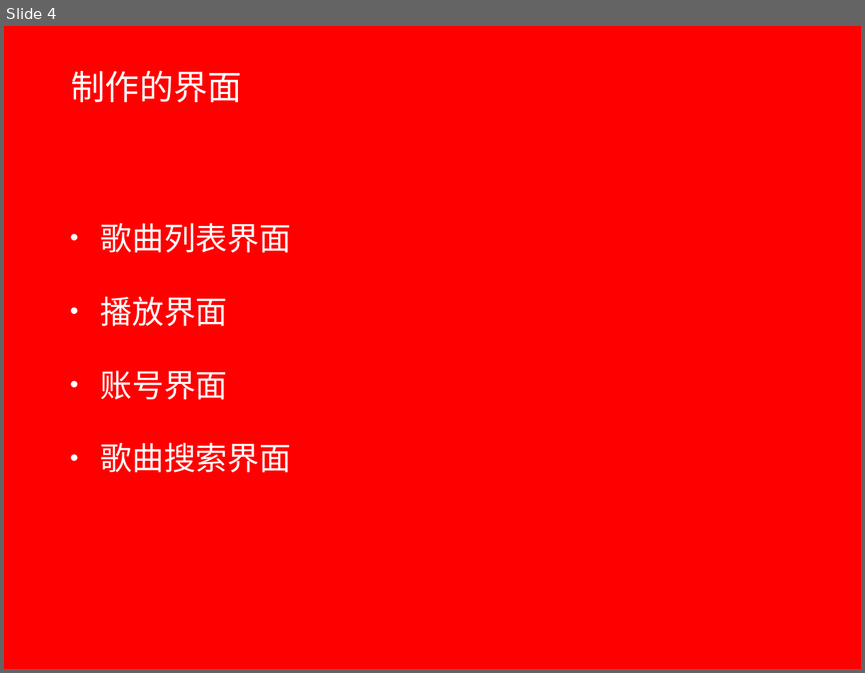
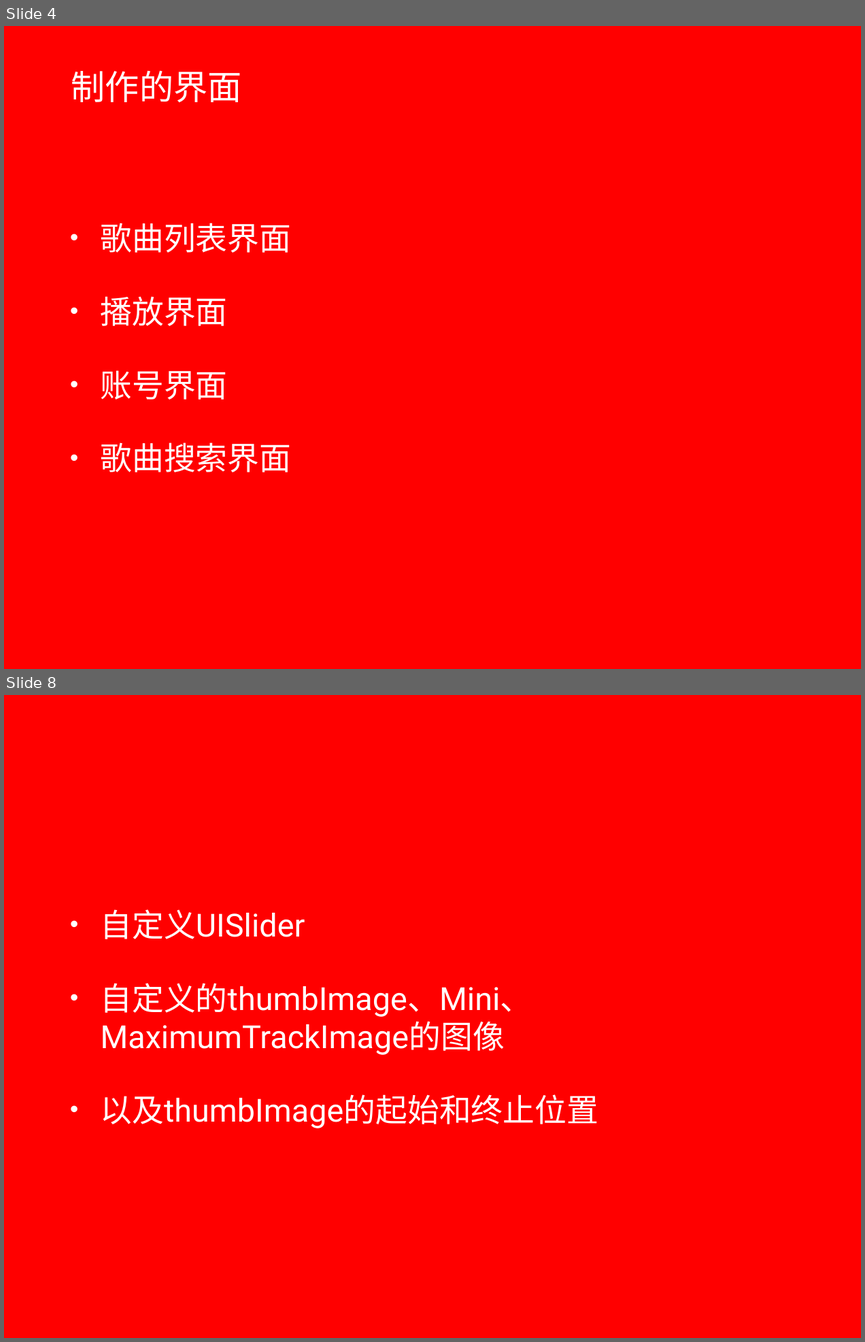
Before and after one commit to blighli/iPhone2015, a slide deck: NB15221李旦/CloudMusic/CloudMusic演示文档.pptx. Shown one above the other, each under a label of ours: slide 4 before the commit, slides 4 and 8 after it; the slides between them are not shown. The pictures are 865x673 and 865x1342 pixels, drawn with LibreOffice and Linux fonts; fonts in the diff are those of the drawing; background and template pictures are left out. Boxes give left, top, right and bottom in pixels: in the first picture for what was removed or moved away, otherwise in the second. Text is boxed around its words. In the diff, an @@ line names an element or a change of style, - is before the commit and + after.

```diff
--- a/NB15221李旦/CloudMusic/CloudMusic演示文档.pptx
+++ b/NB15221李旦/CloudMusic/CloudMusic演示文档.pptx
@@ slide 8 added at (4, 695, 861, 1338), background picture (left out) @@
@@ text added at (101, 909, 598, 1128), 38 pt, text #FFFFFF @@
+• 自定义UISlider
+• 自定义的thumbImage、Mini、MaximumTrackImage的图像
+• 以及thumbImage的起始和终止位置
```
Also in this commit, not shown: 1 slide changed, 2 other slides added.
